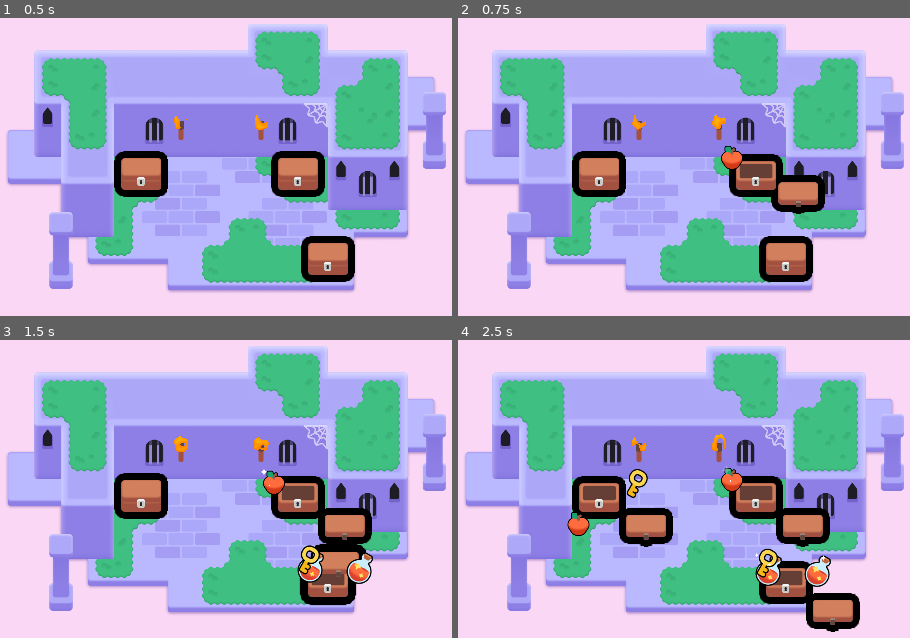
Above: before the commit, frames 1-4 (two rows, left to right).
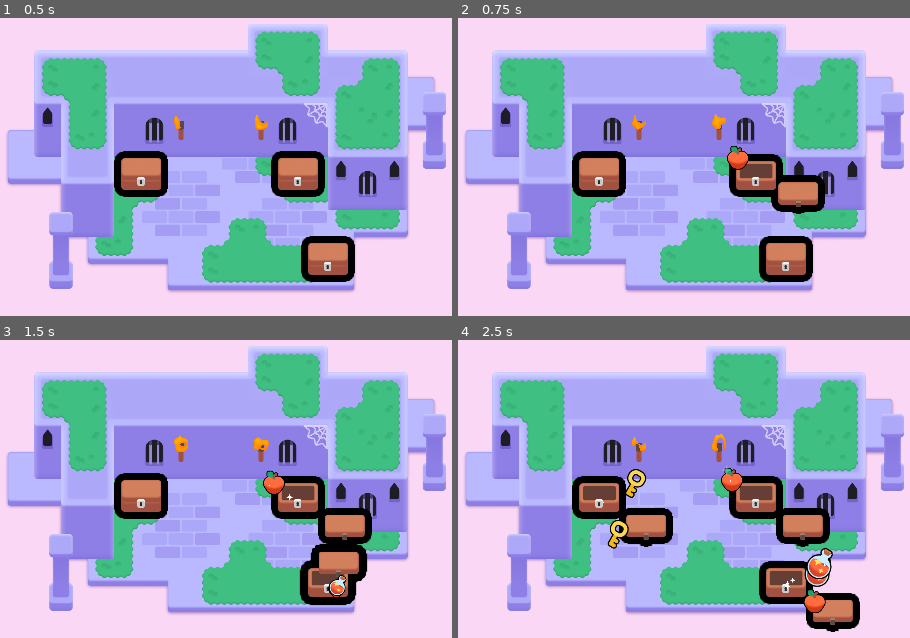
Above: after the commit, the same moments.

Repository: Wurtyl/2d-GameDev-Course
Game: Godot game, scene res://lessons/mini_dungeon.tscn
Same seed, same stepped clock (60 frames per second), same inputs: the game is played once before the commit and once after it.
Inputs (mouse positions are in pixels of both pictures, inside the frame that each line leads up to):
- Up to frame 1 (0.5 s): no input
- Up to frame 2 (0.75 s): tap Enter at 0.5 s; move the mouse to (756, 172) at 0.52 s; press the mouse at (756, 172) at 0.53 s; hold D (move_right) from 0.53 s (still down)
- Up to frame 3 (1.5 s): tap Space at 0.77 s; move the mouse to (329, 581) at 1.27 s; release D (move_right) at 1.28 s; release the mouse at (329, 581) at 1.28 s; hold S (move_down) from 1.28 s (still down); right-click (329, 581) at 1.35 s; click (329, 581) at 1.42 s
- Up to frame 4 (2.5 s): tap Space at 1.52 s; move the mouse to (598, 494) at 2.02 s; release S (move_down) at 2.03 s; hold D (move_right) from 2.03 s (still down); tap Z at 2.1 s; click (598, 494) at 2.17 s

Frame 1 is identical in both runs. In frame 2, 0.3% of the frame differs, in the area x 58-65%, y 42-52%; in frame 3, 1.2%; in frame 4, 2.0%, in the area x 24-83%, y 43-92%.

Commit message:
M.6 / L.7 - Animate The Collectibles / Complete

Diff:
--- a/M06.looting_workbook/lessons/chest/chest.gd
+++ b/M06.looting_workbook/lessons/chest/chest.gd
@@ -51,4 +51,17 @@
 	var random_angle := randf_range(0.0, 2.0 * PI)
 	var random_direction := Vector2(1.0, 0.0).rotated(random_angle)
 	var random_distance := randf_range(60.0, 120.0)
-	loot_item.position = random_direction * random_distance
+	var land_position := random_direction * random_distance
+	const FLIGHT_TIME := 0.4
+	const HALF_FLIGHT_TIME := FLIGHT_TIME / 2.0
+	var tween := create_tween()
+	tween.set_trans(Tween.TRANS_QUAD)
+	tween.set_ease(Tween.EASE_OUT)
+	tween.set_parallel()
+	loot_item.scale = Vector2(0.25, 0.25)
+	tween.tween_property(loot_item, "scale", Vector2(1.0, 1.0), HALF_FLIGHT_TIME)
+	tween.tween_property(loot_item, "position:x", land_position.x, FLIGHT_TIME)
+	var jump_height := randf_range(30.0, 80.0)
+	tween.tween_property(loot_item, "position:y", land_position.y - jump_height, HALF_FLIGHT_TIME)
+	tween.set_ease(Tween.EASE_IN)
+	tween.tween_property(loot_item, "position:y", land_position.y, HALF_FLIGHT_TIME)
